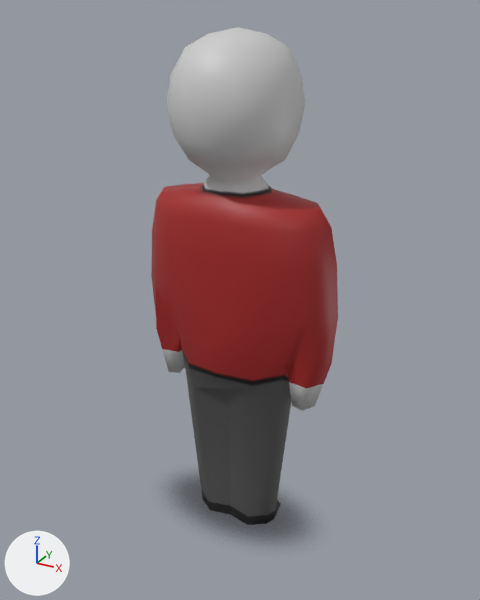
One commit to the FBX model GlobalGameJam2021/Assets/Models/Person.fbx: the scene before it, then after it.
The view is the same before and after, from a 50 mm camera at (0.549, -0.232, 0.229) aimed at (0.421, 0.001, 0.112). The axes (+X, +Y, +Z) are drawn at lower left. The lights are the same throughout. Vertices at the same position are counted once.

Objects in the first picture: 'Person'.
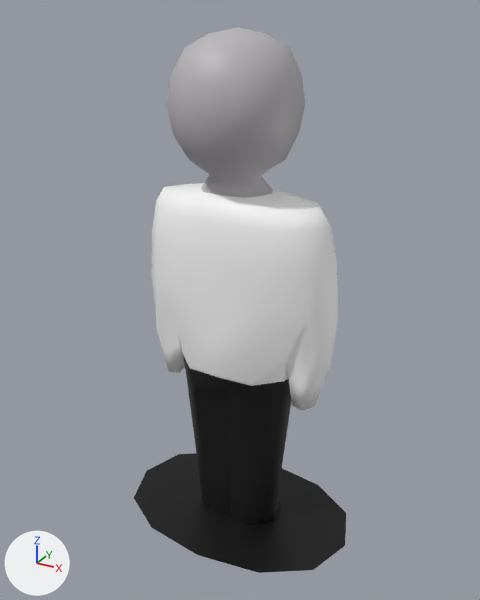
Changed parts and their boxes (x1, y1, x2, y2) in the pictures (480 x 600 px):
'Person', surface changed
    both: (134, 27, 346, 573)
part 1 of me_sphere_001, surface changed
    before: (151, 27, 338, 538)
    after: (134, 27, 346, 573)

Edits to the bpy script that builds the scene:
```text
Add img_car1tex_png:
    img_car1tex_png = load_image('Car1Tex.png', 'Car1Tex.png', 512, 512, 'sRGB')
Change mat_material_002:
    mat_material_002.texture: img_persontex_png -> img_car1tex_png  # with its transparency -> not seen
Change me_sphere_001:
    where me_sphere_001.from_pydata(...)  # 262 vertices, 256 faces; spans x 0.364..0.478, y -0.038..0.038, z 0.0..0.222
    used by ob_person; location = (0.0, 0.0, 0.0)
    me_sphere_001 part 1: texture (UV) coordinates of 256 of 256 faces, centred in x 0.38..0.462, y -0.027..0.025, z 0.0..0.221, changed; they spanned u 0.11..0.93, v 0.01..0.97 and now span u 0.07..0.81, v 0.34..0.94
```
